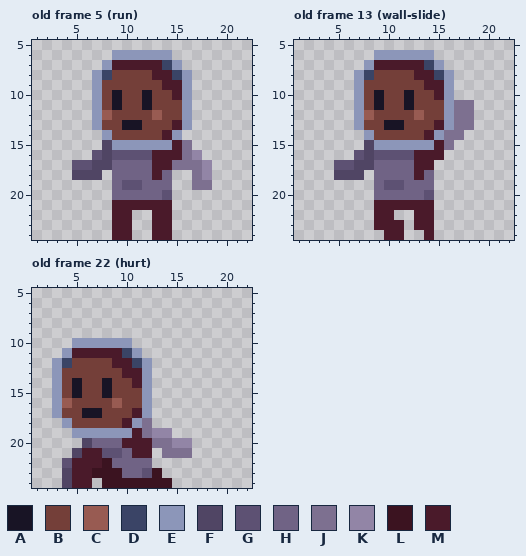
File history of a pixel-art file, sprites/player.aseprite. The first picture shows the starting point.
24x25 pixels, 22 frames. Shown: old frame 5 (run): x 1..22, y 5..24; old frame 13 (wall-slide): x 1..22, y 5..24; old frame 22 (hurt): x 1..22, y 5..24. The commit also changed other frames, which this record leaves out.
Palette (. is transparent): A #181425  B #743f39  C #985b52  D #3a4466  E #8c96b9  F #504564  G #5d5173  H #706385  J #7d7090  K #9285a6  L #3b1320  M #4a1a2a
Pixels before, old frame 5 (run), first column x 5:
 6 ....EEEEEE....
 7 ...EMMMMMDE...
 8 ..EDBBBBMMDE..
 9 ..EBBBBBBMME..
10 ..EBABBABBME..
11 ..EBABBABBBE..
12 ..ECBBBBCBBE..
13 ..EBBAABBBME..
14 ...EBBBBBME...
15 ...FEEEEEEMJ..
16 ..GFGGGGMMMJK.
17 GGFFHHHHMMJJJK
18 FFF.HHHHMH..JK
19 ....HGGHHH..JJ
20 ....HHHHHG....
21 ....MMMMMM....
22 ....MM..MM....
23 ....MM..MM....
24 ....MM..MM....
Pixels before, old frame 13 (wall-slide), first column x 5:
 6 ....EEEEEE....
 7 ...EMMMMMDE...
 8 ..EDBBBBMMDE..
 9 ..EBBBBBBMME..
10 ..EBABBABBME..
11 ..EBABBABBBEJJ
12 ..ECBBBBCBBEJJ
13 ..EBBAABBBMEJJ
14 ...EBBBBBMEJJ.
15 ...FEEEEEEMJ..
16 ..GFGGGGMMM...
17 GGFFHHHHMM....
18 FFF.HHHHMH....
19 ....HGGHHH....
20 ....HHHHHG....
21 ....MMMMMM....
22 ....MM..MM....
23 ....MMM.MM....
24 .....MM..M....
Pixels before, old frame 22 (hurt), first column x 3:
10 ..EEEEEE......
11 .EMMMMMDE.....
12 EDBBBBMMDE....
13 EBBBBBBMME....
14 EBABBABBME....
15 EBABBABBBE....
16 ECBBBBCBBE....
17 EBBAABBBME....
18 .EBBBBBMEJ....
19 ..EEEEEEMJKK..
20 ...FHHHMMMJJKK
21 ..FMMGGHMM.JJJ
22 .GMMMLHHHH....
23 .FMMLLLHHGL...
24 .FMM.LLLLLLL..
And afterwards:
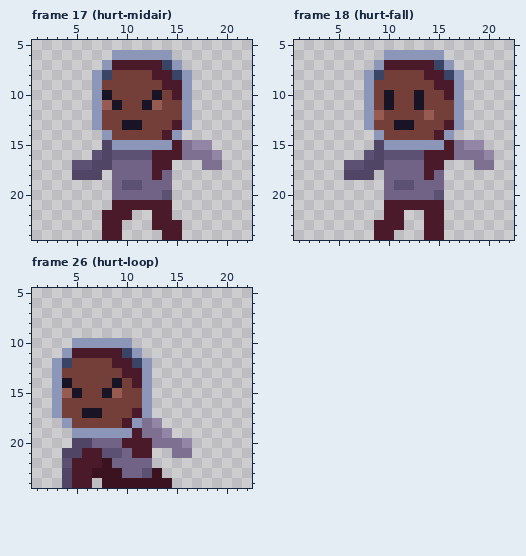
A new or re-ordered frame is compared with the old frame closest to it.
The edit:
frames 22 -> 29
Changed rows in their new state; - is an unchanged pixel.
Frame 17 (hurt-midair) is new; against old frame 5 (run):
first column x 8:
10 AB--BA------
11 C----C------
12 B----B------
15 ---------KK-
16 ---------JJK
17 -------...JJ
18 ---------..-
19 ---------..-
22 M-----------
23 M-.----M----
24 M-.--.-M----
Frame 18 (hurt-fall) is new; against old frame 13 (wall-slide):
first column x 5:
 6 ----.-----E-----
 7 ---.E----MDE----
 8 --.ED---B-MDE---
 9 --.E-----B-ME---
10 --.EBA-BA-BME---
11 --.EBA-BA--BE.--
12 --.EC---BC-BE.--
13 --.E-B-A--BME.--
14 ---.E----BME.---
15 ---.F-----EMJKK-
16 --.GF---G--MJJJK
17 .-G-F---H-M---JJ
18 .--F.---HMH-----
19 ----.H-G--H-----
20 ----.----HG-----
21 ----.-----M-----
22 ----.-M-.-M-----
23 --------.-M-----
24 ----M-.---M-----
Frame 26 (hurt-loop) against old frame 22 (hurt):
first column x 4:
14 AB--BA------
15 C----C------
16 B----B------
18 ---------K--
19 ---------J--
20 -F---------J
21 F---------.-
Pixel boxes of the changes (left, top, right, bottom) in both pictures:
changed: (102, 90, 222, 190)
changed: (102, 210, 182, 240)
changed: (334, 50, 494, 240)
changed: (62, 378, 122, 408)
changed: (152, 418, 182, 458)
added: (62, 438, 82, 458)
